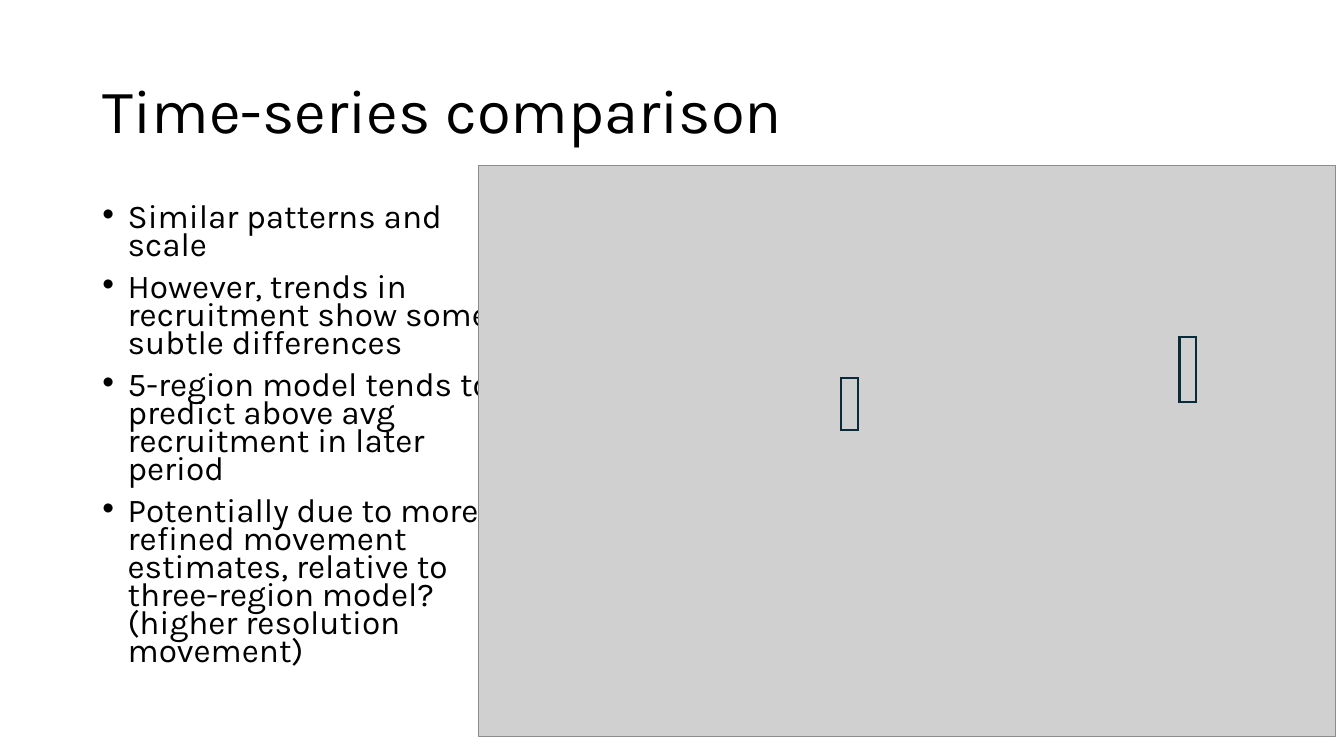
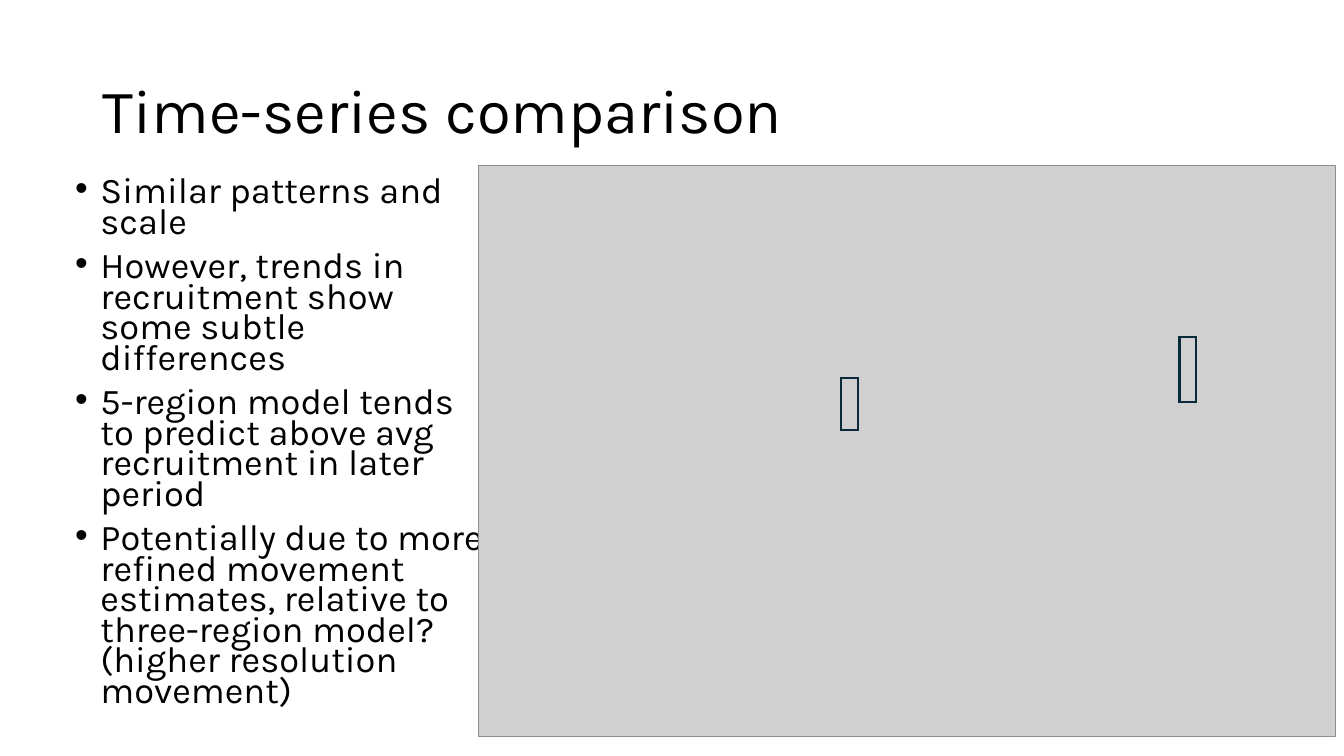
Before and after one commit to dgoethel-noaa/2026_Sablefish_CIE, a slide deck: slide 16 of Presentations/10. spatial_stock_assessment.pptx (slide 19 before the commit). Drawn at 1344x756 pixels with LibreOffice and Linux fonts; fonts in the diff are those of the drawing; grey boxes stand for pictures. Boxes give left, top, right and bottom in pixels: in the first picture for what was removed or moved away, otherwise in the second. Text is boxed around its words. In the diff, an @@ line names an element or a change of style, - is before the commit and + after.

```diff
--- a/Presentations/10. spatial_stock_assessment.pptx
+++ b/Presentations/10. spatial_stock_assessment.pptx
@@ text "Similar patterns and scale": place and size @@
-text "Similar patterns and scale" at (128, 205, 491, 666)
+text "Similar patterns and scale" at (100, 178, 482, 707)
@@ text "Similar patterns and scale" at (100, 178, 482, 707): size 23.8 to 25.9 pt @@
```
Also in this commit, not shown: 8 other slides changed, 3 slides added, 8 other files.
